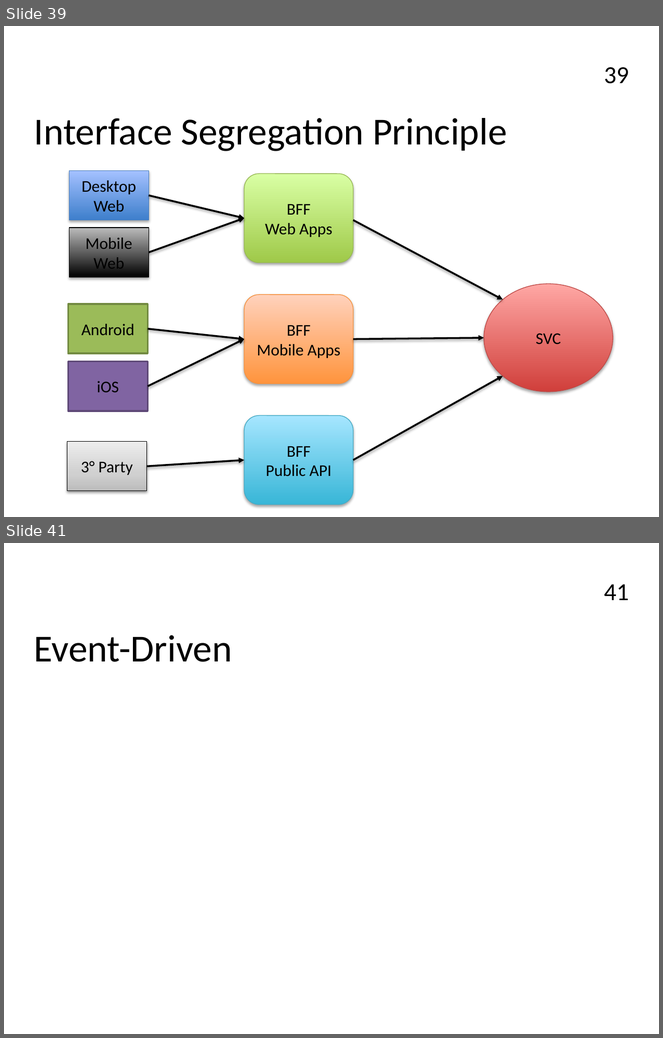
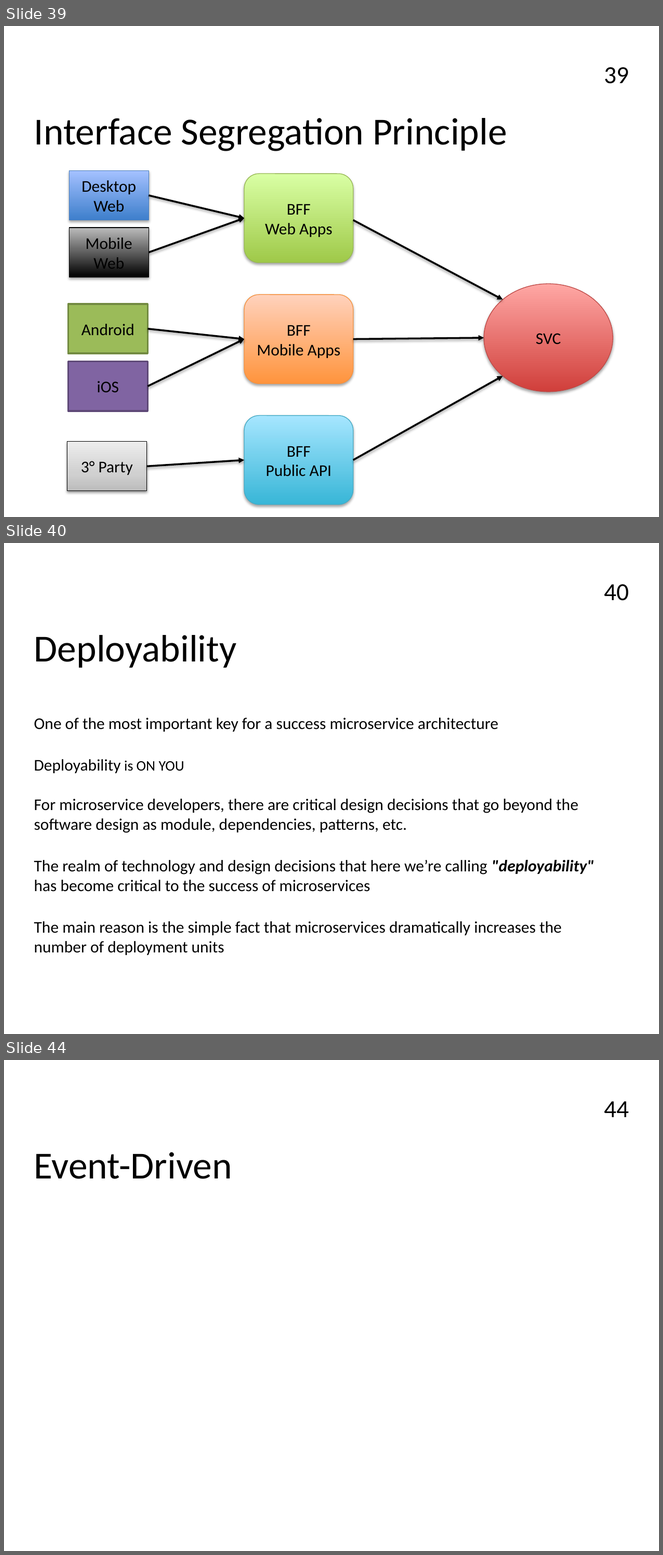
Before and after one commit to FrancoMelandri/SOLID, a slide deck: docs/solid.pptx. Shown one above the other, each under a label of ours: slides 39 and 41 before the commit, slides 39, 40 and 44 after it; the slides between them are not shown. The pictures are 663x1038 and 663x1555 pixels, drawn with LibreOffice and Linux fonts; fonts in the diff are those of the drawing. Boxes give left, top, right and bottom in pixels: in the first picture for what was removed or moved away, otherwise in the second. Text is boxed around its words. In the diff, an @@ line names an element or a change of style, - is before the commit and + after.

Commit message:
adding deployability description

```diff
--- a/docs/solid.pptx
+++ b/docs/solid.pptx
@@ slide 40 added at (4, 543, 659, 1034), background #FFFFFF; not listed: 1 template element that a slide beside it also shows @@
@@ text added at (34, 635, 237, 668), 42 pt, text #000000 @@
+Deployability
@@ text added at (34, 718, 499, 732), 18 pt, text #000000 @@
+One of the most important key for a success microservice architecture
@@ text added at (34, 759, 184, 773), 18 pt, text #000000 @@
+Deployability is ON YOU
@@ text added at (34, 799, 579, 833), 18 pt, text #000000 @@
+For microservice developers, there are critical design decisions that go beyond the software design as module, dependencies, patterns, etc.
@@ text added at (34, 860, 594, 892), 18 pt, text #000000 @@
+The realm of technology and design decisions that here we’re calling "deployability" has become critical to the success of microservices
@@ text added at (34, 922, 562, 955), 18 pt, text #000000 @@
+The main reason is the simple fact that microservices dramatically increases the number of deployment units
@@ what was slide 41 is now slide 44 @@
@@ page number at (604, 1101, 629, 1117): text changed @@
-41
+44
```
Also in this commit, not shown: 3 other slides added, 1 slide removed.
